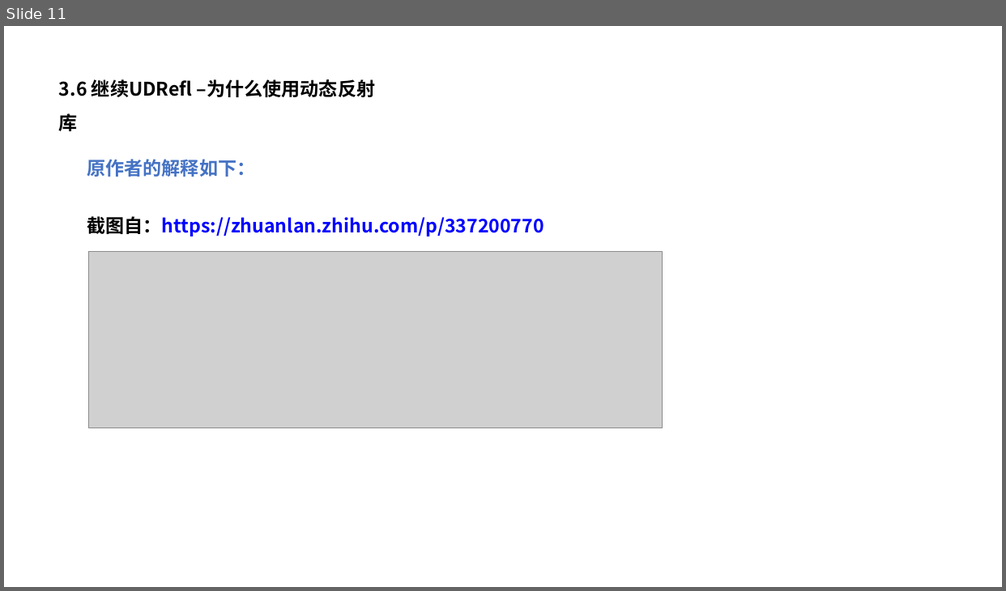
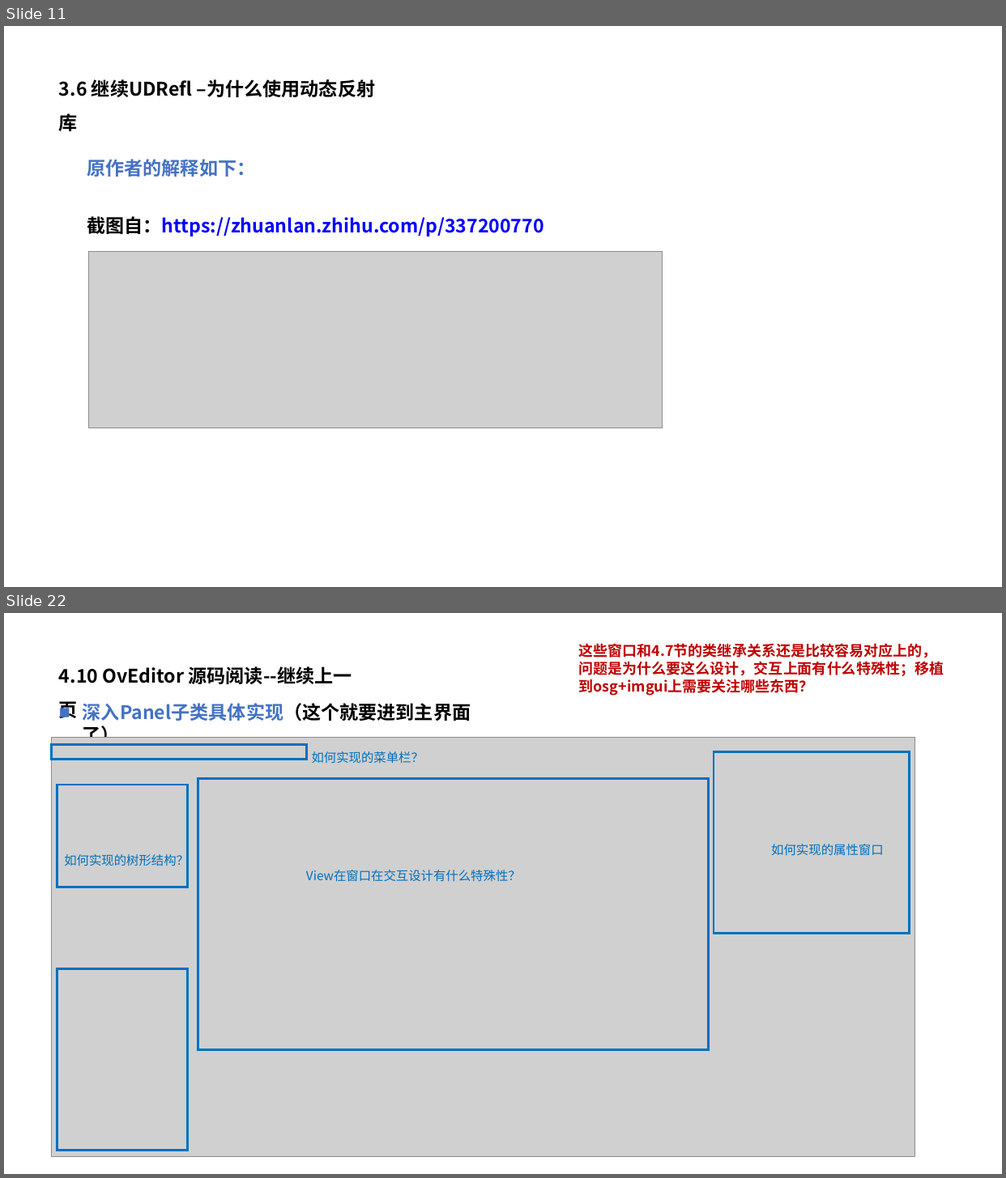
Before and after one commit to pczpcz/GAME102Learning, a slide deck: note/05 C++/静态反射库USRefl与imgui的界面绑定.pptx. Shown one above the other, each under a label of ours: slide 11 before the commit, slides 11 and 22 after it; the slides between them are not shown. The pictures are 1006x591 and 1006x1178 pixels, drawn with LibreOffice and Linux fonts; fonts in the diff are those of the drawing; grey boxes stand for pictures. Boxes give left, top, right and bottom in pixels: in the first picture for what was removed or moved away, otherwise in the second. Text is boxed around its words. In the diff, an @@ line names an element or a change of style, - is before the commit and + after.

```diff
--- a/note/05 C++/静态反射库USRefl与imgui的界面绑定.pptx
+++ b/note/05 C++/静态反射库USRefl与imgui的界面绑定.pptx
@@ slide 22 added at box(4, 613, 1002, 1174), background #FFFFFF @@
@@ text added at box(579, 643, 944, 696), 14 pt, text #C00000, bold @@
+这些窗口和4.7节的类继承关系还是比较容易对应上的，问题是为什么要这么设计，交互上面有什么特殊性；移植到osg+imgui上需要关注哪些东西？
@@ text added at box(59, 666, 352, 684), 18 pt, text #000000, bold @@
+4.10 OvEditor 源码阅读--继续上一页
@@ text added at box(83, 703, 471, 721), 18 pt, text #4472C4, bold @@
+■ 深入Panel子类具体实现（这个就要进到主界面了）
@@ group added at box(52, 737, 915, 1157): 5 rectangles, 4 texts, 1 picture @@
+如何实现的树形结构？
+如何实现的菜单栏？
+View在窗口在交互设计有什么特殊性？
+如何实现的属性窗口
```
Also in this commit, not shown: 1 slide changed, 21 other slides added.
